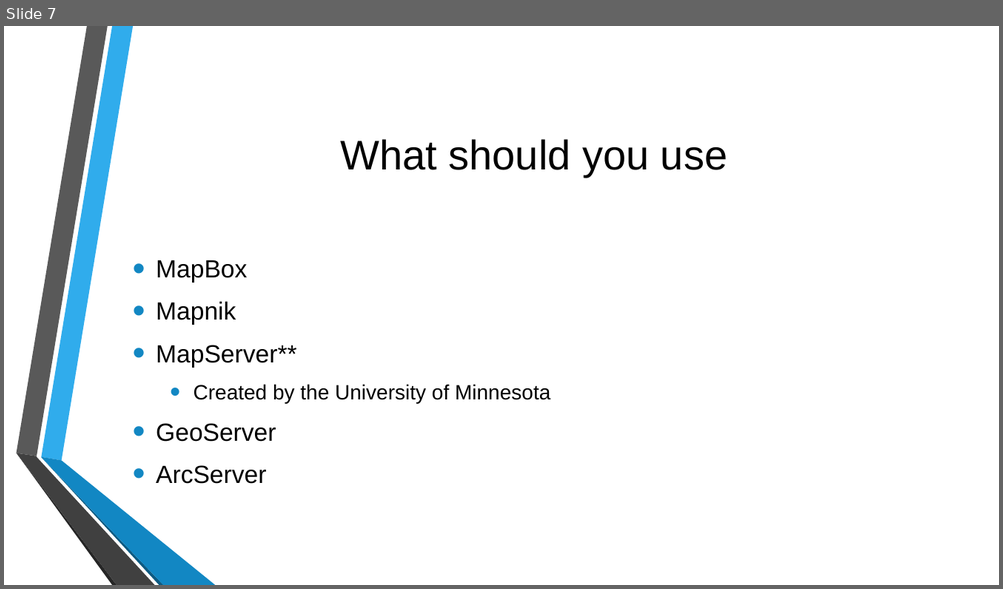
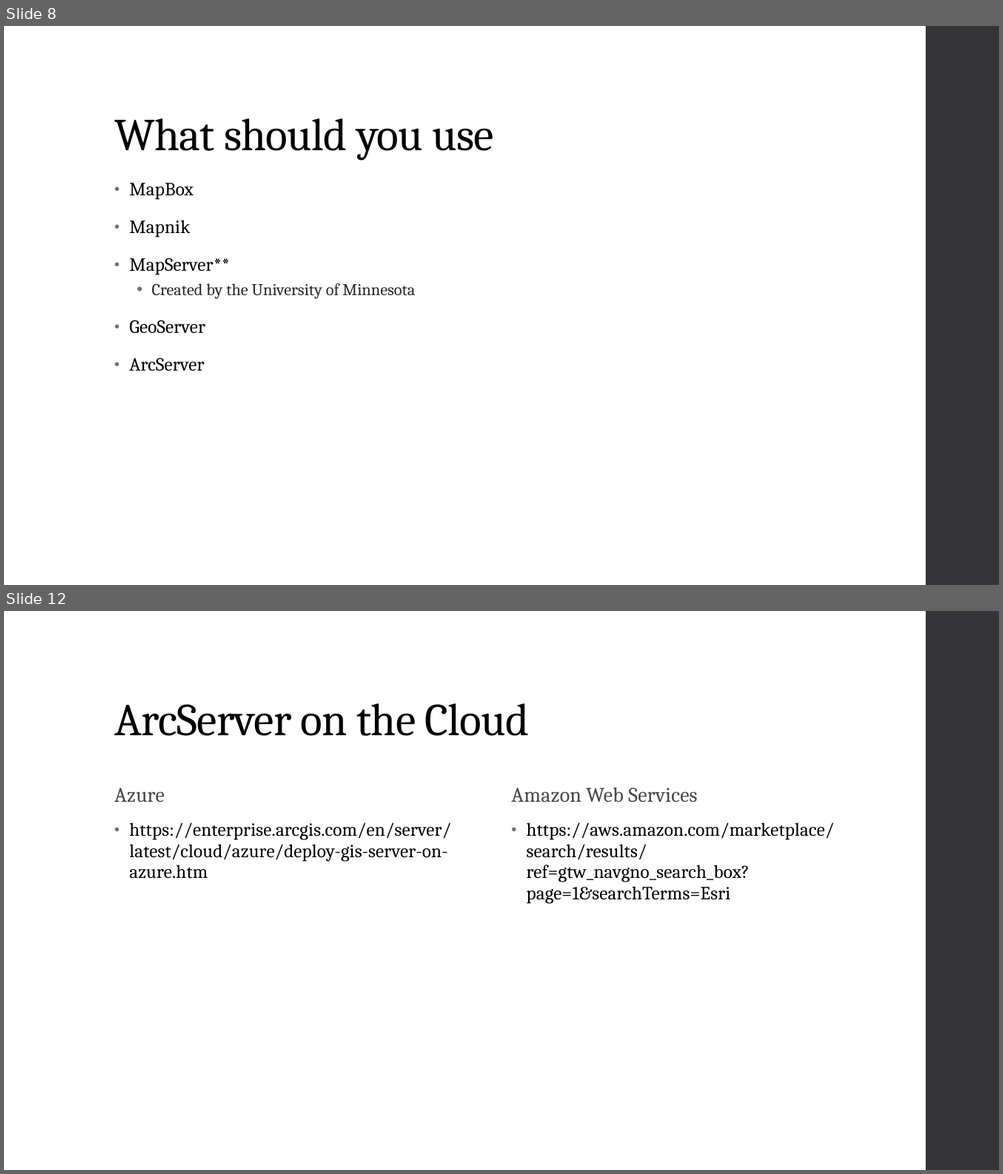
Before and after one commit to MGIS-UMN/GIS5577_week10, a slide deck: WebMapping_Backend.odp. Shown one above the other, each under a label of ours: slide 7 before the commit, slides 8 and 12 after it; the slides between them are not shown. The pictures are 1003x589 and 1003x1174 pixels, drawn with LibreOffice and Linux fonts; fonts in the diff are those of the drawing; background and template pictures are left out. Boxes give left, top, right and bottom in pixels: in the first picture for what was removed or moved away, otherwise in the second. Text is boxed around its words. In the diff, an @@ line names an element or a change of style, - is before the commit and + after.

```diff
--- a/WebMapping_Backend.odp
+++ b/WebMapping_Backend.odp
@@ slide 12 added at <box>4,611,999,1170</box>, background #FFFFFF; not listed: 1 template element that a slide beside it also shows @@
@@ title added at <box>114,703,529,736</box>, 44 pt, text #000000 @@
+ArcServer on the Cloud
@@ text added at <box>114,788,165,802</box>, 20 pt, text #46464A @@
+Azure
@@ text added at <box>511,787,697,802</box>, 20 pt, text #46464A @@
+Amazon Web Services
@@ text added at <box>129,823,451,879</box>, 18 pt, text #000000 @@
+• https://enterprise.arcgis.com/en/server/latest/cloud/azure/deploy-gis-server-on-azure.htm
@@ text added at <box>526,823,834,904</box>, 18 pt, text #000000 @@
+• https://aws.amazon.com/marketplace/search/results/ref=gtw_navgno_search_box?page=1&searchTerms=Esri
@@ what was slide 7 is now slide 8 @@
@@ slide 8 changed as well @@
@@ freeform shape added at <box>925,26,999,585</box>, fill #353537 @@
@@ title "What should you use": place and size @@
-title "What should you use" at <box>341,139,727,177</box>
+title "What should you use" at <box>114,118,494,160</box>
@@ title "What should you use" at <box>114,118,494,160</box>: size 40 to 44 pt, font Arial to Cambria, letter spacing 0 to -0.5 pt; alignment centre to left; line spacing 1 to 0.9; vertical alignment middle to bottom @@
@@ text "MapBox": place and size @@
-text "MapBox" at <box>156,261,550,484</box>
+text "MapBox" at <box>129,183,415,371</box>
@@ text "MapBox" at <box>129,183,415,371</box>: size 24 to 18 pt, letter spacing 0 to 0.1 pt in "MapBox", "Mapnik", "MapServer**", "GeoServer" and 1 more places; font Arial to Cambria; size 20 to 16 pt, text colour #000000 to #262626 in "Created by the University of Minnesota"; indent changed; line spacing 1 to 0.95; more space between paragraphs; bullet colour #1287C3 to #6F6F74; line spacing 1 to 0.9; less space between paragraphs; vertical alignment middle to top @@
@@ group removed at <box>16,26,215,585</box>: 6 freeform shapes @@
```
Also in this commit, not shown: 6 other slides changed, 13 other slides added, 6 slides removed.
